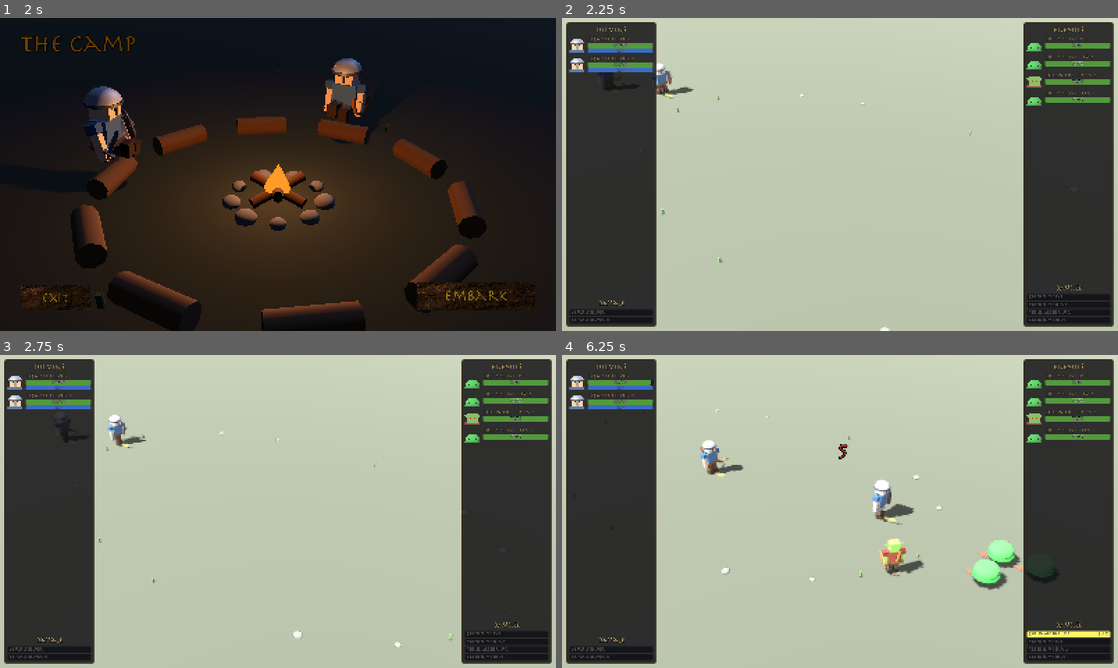
Above: before the commit, frames 1-4 (two rows, left to right).
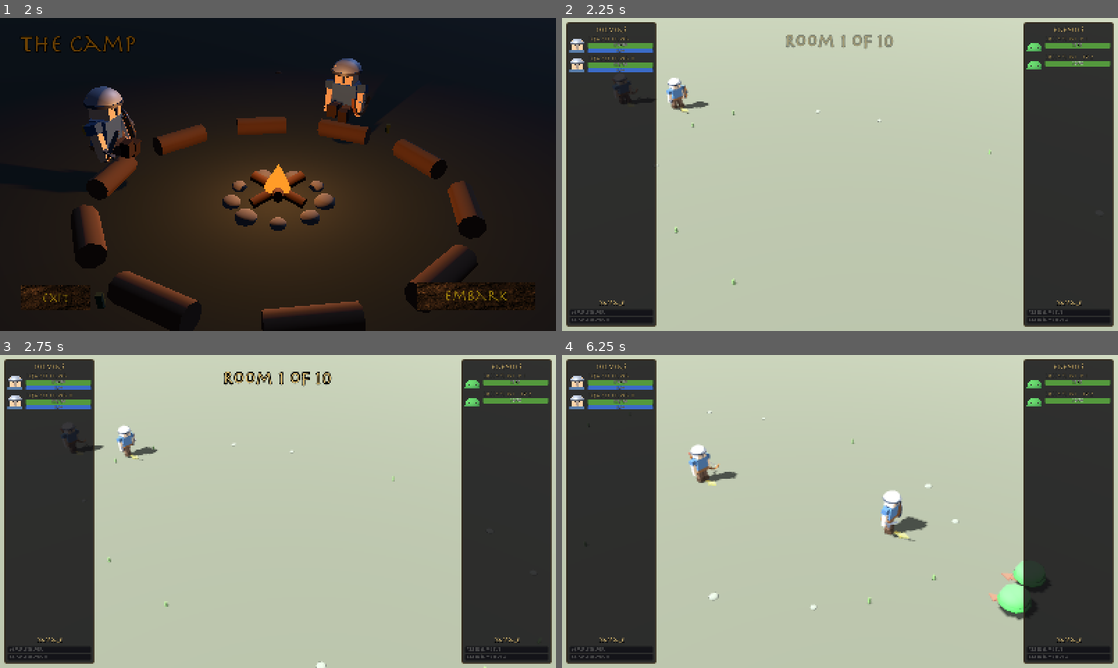
Above: after the commit, the same moments.

Repository: nexzitar/delvers
Game: Godot game, scene res://scenes/menus/menu.tscn
The game is run twice, just before and just after one commit, with the same random seed, the same clock (stepped at 60 frames per second) and the same inputs. Sound files missing from this copy of the repository are replaced by a short silence.
Inputs (mouse positions are in pixels of both pictures, inside the frame that each line leads up to):
- Up to frame 1 (2 s): click "Enter" at 0.5 s; tap Enter at 1.25 s; move the mouse to (400, 158) at 1.27 s; click (400, 158) at 1.42 s
- Up to frame 2 (2.25 s): click "Embark" at 2 s
- Up to frame 3 (2.75 s): no input
- Up to frame 4 (6.25 s): drag from (728, 527) to (812, 574) at 2.77 s; move the mouse to (895, 442) at 3.52 s; click (895, 442) at 3.67 s; drag from (812, 574) to (673, 464) at 4.27 s; move the mouse to (1006, 558) at 5.02 s; click (1006, 558) at 5.17 s; drag from (673, 464) to (756, 433) at 5.77 s

Frame 1 is identical in both runs. In frame 2, 2.3% of the frame differs, in the area x 6-99%, y 5-100%; in frame 3, 2.4%; in frame 4, 5.3%, in the area x 9-99%, y 8-97%.

Commit message:
Add the delve: ten escalating rooms, loot, and a spoils screen.
Embarking now starts a delve of up to ten rooms. Each cleared room
rolls loot (LootTable, drawn from the persistable gear registry) into
a pouch and offers the choice: Delve Deeper or Retreat with Spoils.
Deeper rooms field bigger packs and higher-level enemies
(CombatState.enemy_level_bonus), and draw from an arena pool - open
field, pillared hall, broken wall with chokepoint gaps, scattered
rocks - whose blocked tiles rise as stone pillars in the theater, the
same cells pathfinding and line of sight respect. Clearing room ten,
dying, or retreating shows the spoils summary (DelvePanel), banks the
pouch into the stash, and saves. A 'Room N of 10' banner opens each
fight.

Co-Authored-By: Claude Fable 5 <noreply@anthropic.com>

Diff:
--- /dev/null
+++ b/capture/delve_panel_shot.gd
@@ -0,0 +1,31 @@
+extends Node
+
+## Renders the delve reward panels (room-cleared and final summary)
+## over a battle backdrop for visual verification.
+
+var out_dir := ProjectSettings.globalize_path("res://capture/proto3d/renders")
+
+func _ready():
+	# Battle in a pillared room as the backdrop.
+	PlayerRoster.start_delve()
+	PlayerRoster.delve_room = 4
+	var theater = load("res://scenes/theater/battle_theater_3d.tscn").instantiate()
+	theater.forced_arena_path = "res://resources/arenas/pillared_hall.tres"
+	add_child(theater)
+	_run(theater)
+
+func _snap(file_name):
+	await RenderingServer.frame_post_draw
+	var img = get_viewport().get_texture().get_image()
+	img.save_png("%s/%s.png" % [out_dir, file_name])
+
+func _run(theater):
+	await get_tree().create_timer(4.0).timeout
+	await _snap("delve_room_battle")
+
+	PlayerRoster.delve_loot = LootTable.roll_room_loot(3) + LootTable.roll_room_loot(4)
+	theater._show_room_cleared(4, PlayerRoster.delve_loot.slice(0, 2))
+	await get_tree().create_timer(0.5).timeout
+	await _snap("delve_room_cleared")
+
+	get_tree().quit()
--- /dev/null
+++ b/capture/delve_panel_shot.tscn
@@ -0,0 +1,6 @@
+[gd_scene load_steps=2 format=3]
+
+[ext_resource type="Script" path="res://capture/delve_panel_shot.gd" id="1"]
+
+[node name="DelvePanelShot" type="Node"]
+script = ExtResource("1")
--- /dev/null
+++ b/capture/test_delve.gd
@@ -0,0 +1,84 @@
+extends Node
+
+## Delve accounting: loot rolls, the pouch banking into the stash, and
+## every arena in the pool being sane and fightable.
+
+const ARENAS := [
+	"res://resources/arenas/open_arena.tres",
+	"res://resources/arenas/pillared_hall.tres",
+	"res://resources/arenas/broken_wall.tres",
+	"res://resources/arenas/scattered_rocks.tres",
+]
+
+func _ready():
+	# Loot rolls: always at least one item, gear instances are fresh.
+	for room in [1, 5, 10]:
+		var drops = LootTable.roll_room_loot(room)
+		assert(drops.size() >= 1 and drops.size() <= 2, "1-2 drops")
+		for gear in drops:
+			assert(gear is GearDefinition, "drops are gear")
+			assert(RosterSave.GEAR_PATHS.has(gear.gear_id), "drops persistable")
+
+	# Banking: pouch empties into the stash, delve state resets.
+	var roster = load("res://scripts/game/player_roster.gd").new()
+	roster.autosave = false
+	roster._build_heroes()
+	roster._build_stash()
+	var before = roster.gear_stash.size()
+	roster.start_delve()
+	assert(roster.delve_room == 1 and roster.delve_loot.is_empty(), "delve starts clean")
+	roster.delve_loot = LootTable.roll_room_loot(1) + LootTable.roll_room_loot(2)
+	var pouch = roster.delve_loot.size()
+	roster.bank_delve_loot()
+	assert(roster.gear_stash.size() == before + pouch, "loot banked to stash")
+	assert(roster.delve_room == 0 and roster.delve_loot.is_empty(), "delve state reset")
+	roster.free()
+
+	# Arena pool: blocked tiles in bounds and clear of both spawns.
+	for path in ARENAS:
+		var arena = load(path)
+		for tile in arena.blocked_tiles:
+			assert(
+				tile.x >= 0 and tile.y >= 0
+				and tile.x < arena.width and tile.y < arena.height,
+				"blocked tile in bounds: " + arena.arena_id
+			)
+			assert(
+				tile.distance_to(arena.hero_spawn_center) > 2.5
+				and tile.distance_to(arena.enemy_spawn_center) > 2.5,
+				"spawns unblocked: " + arena.arena_id
+			)
+
+	# A full sim on the choke-point arena completes: melee paths through
+	# the wall gaps, archers hold fire without line of sight.
+	var delver = load("res://resources/heroes/default_delver.tres").duplicate(true)
+	delver.equipped = {
+		Equip.Position.MAIN_HAND: load("res://resources/gear/starter_sword.tres")
+	}
+	var skills: Array[SkillDefinition] = [
+		load("res://resources/skills/auto_attack.tres")
+	]
+	delver.starting_skills = skills
+	var combat = CombatState.new()
+	combat.setup_combat(
+		[delver],
+		[load("res://resources/enemies/green_slime.tres"),
+			load("res://resources/enemies/goblin_archer.tres")],
+		load("res://resources/arenas/broken_wall.tres")
+	)
+	var steps := 0
+	while not combat.combat_over and steps < 3000:
+		combat.update(0.1)
+		steps += 1
+	assert(steps < 3000, "broken wall battle completes")
+
+	# Deeper rooms field higher-level enemies.
+	var deep = CombatState.new()
+	deep.enemy_level_bonus = 2
+	deep.setup_combat(
+		[delver], [load("res://resources/enemies/green_slime.tres")]
+	)
+	assert(deep.enemies[0].level >= 3, "level bonus applied")
+
+	print("PASS delve")
+	get_tree().quit()
--- /dev/null
+++ b/capture/test_delve.tscn
@@ -0,0 +1,6 @@
+[gd_scene load_steps=2 format=3]
+
+[ext_resource type="Script" path="res://capture/test_delve.gd" id="1"]
+
+[node name="TestDelve" type="Node"]
+script = ExtResource("1")
--- /dev/null
+++ b/resources/arenas/broken_wall.tres
@@ -0,0 +1,13 @@
+[gd_resource type="Resource" script_class="BattleArena" load_steps=2 format=3 uid="uid://dbrokenwall001"]
+
+[ext_resource type="Script" path="res://scripts/combat/battle_arena.gd" id="1_arena"]
+
+[resource]
+script = ExtResource("1_arena")
+arena_id = "broken_wall"
+width = 30
+height = 20
+tile_size = 32
+blocked_tiles = Array[Vector2i]([Vector2i(15, 0), Vector2i(15, 1), Vector2i(15, 2), Vector2i(15, 3), Vector2i(15, 4), Vector2i(15, 5), Vector2i(15, 6), Vector2i(15, 9), Vector2i(15, 10), Vector2i(15, 11), Vector2i(15, 14), Vector2i(15, 15), Vector2i(15, 16), Vector2i(15, 17), Vector2i(15, 18), Vector2i(15, 19)])
+hero_spawn_center = Vector2i(4, 10)
+enemy_spawn_center = Vector2i(25, 10)
--- /dev/null
+++ b/resources/arenas/pillared_hall.tres
@@ -0,0 +1,13 @@
+[gd_resource type="Resource" script_class="BattleArena" load_steps=2 format=3 uid="uid://dpillarhall001"]
+
+[ext_resource type="Script" path="res://scripts/combat/battle_arena.gd" id="1_arena"]
+
+[resource]
+script = ExtResource("1_arena")
+arena_id = "pillared_hall"
+width = 30
+height = 20
+tile_size = 32
+blocked_tiles = Array[Vector2i]([Vector2i(9, 5), Vector2i(10, 5), Vector2i(9, 6), Vector2i(10, 6), Vector2i(9, 13), Vector2i(10, 13), Vector2i(9, 14), Vector2i(10, 14), Vector2i(19, 5), Vector2i(20, 5), Vector2i(19, 6), Vector2i(20, 6), Vector2i(19, 13), Vector2i(20, 13), Vector2i(19, 14), Vector2i(20, 14)])
+hero_spawn_center = Vector2i(4, 10)
+enemy_spawn_center = Vector2i(25, 10)
--- /dev/null
+++ b/resources/arenas/scattered_rocks.tres
@@ -0,0 +1,13 @@
+[gd_resource type="Resource" script_class="BattleArena" load_steps=2 format=3 uid="uid://dscatrocks0001"]
+
+[ext_resource type="Script" path="res://scripts/combat/battle_arena.gd" id="1_arena"]
+
+[resource]
+script = ExtResource("1_arena")
+arena_id = "scattered_rocks"
+width = 30
+height = 20
+tile_size = 32
+blocked_tiles = Array[Vector2i]([Vector2i(8, 4), Vector2i(12, 9), Vector2i(9, 15), Vector2i(16, 6), Vector2i(15, 12), Vector2i(21, 9), Vector2i(18, 16), Vector2i(13, 3), Vector2i(22, 15), Vector2i(7, 14), Vector2i(17, 2), Vector2i(11, 17)])
+hero_spawn_center = Vector2i(4, 10)
+enemy_spawn_center = Vector2i(25, 10)
--- a/scripts/camp/camp.gd
+++ b/scripts/camp/camp.gd
@@ -42,6 +42,7 @@
 	loadout.open(hero_index)
 
 func _on_embark_pressed():
+	PlayerRoster.start_delve()
 	SceneFlow.change_scene("res://scenes/theater/battle_theater_3d.tscn")
 
 func _on_exit_pressed():
--- a/scripts/combat/combat_state.gd
+++ b/scripts/combat/combat_state.gd
@@ -16,6 +16,9 @@
 var combat_log := CombatLog.new()
 
 var combat_over: bool = false
+
+## Deeper delve rooms field stronger foes.
+var enemy_level_bonus: int = 0
 
 var _move_log_time := {}
 
@@ -292,7 +295,7 @@
 
 ## Most foes are common rabble; an occasional veteran shows up.
 func roll_enemy_level() -> int:
-	return [1, 1, 2, 2, 2, 3].pick_random()
+	return [1, 1, 2, 2, 2, 3].pick_random() + enemy_level_bonus
 
 ## Stat multiplier for a level, with a touch of individual variance
 ## so two enemies of the same level aren't perfectly identical.
--- /dev/null
+++ b/scripts/game/loot_table.gd
@@ -0,0 +1,15 @@
+class_name LootTable
+
+## Rolls gear drops for a cleared delve room. Every room drops one
+## item; deeper rooms increasingly drop a second. Draws from the same
+## id registry the save system uses, so everything lootable persists.
+
+static func roll_room_loot(room: int) -> Array:
+	var drops := [_random_gear()]
+	if randf() < 0.15 + room * 0.05:
+		drops.append(_random_gear())
+	return drops
+
+static func _random_gear() -> GearDefinition:
+	var ids = RosterSave.GEAR_PATHS.keys()
+	return load(RosterSave.GEAR_PATHS[ids.pick_random()]).duplicate()
--- a/scripts/game/player_roster.gd
+++ b/scripts/game/player_roster.gd
@@ -45,6 +45,25 @@
 var battles_fought := 0
 var adventures_completed := 0
 var last_battle_won := false
+
+## A delve is a run of up to DELVE_LENGTH rooms. Loot accumulates in
+## the pouch and only banks into the stash (and the save) when the
+## delve ends — by clearing the last room, dying, or retreating.
+const DELVE_LENGTH := 10
+var delve_room := 0
+var delve_loot: Array = []
+
+func start_delve():
+	delve_room = 1
+	delve_loot = []
+
+func bank_delve_loot():
+	gear_stash.append_array(delve_loot)
+	delve_loot = []
+	delve_room = 0
+	sort_gear_stash()
+	if autosave:
+		RosterSave.save(self)
 
 ## Seat assignments (seat node name -> hero index) from the last
 ## campfire stage. When keep_seating is set, the next stage reuses
--- /dev/null
+++ b/scripts/theater3d/delve_panel.gd
@@ -0,0 +1,111 @@
+extends CanvasLayer
+class_name DelvePanel
+
+## End-of-room / end-of-delve overlay: a title, the loot on display,
+## and one or two choices. Used for "Room cleared — delve deeper?" and
+## for the final spoils summary.
+
+signal primary_pressed
+signal secondary_pressed
+
+const FONT = preload("res://art/fonts/Herculanum.ttf")
+
+const GOLD = Color(0.85, 0.72, 0.42)
+const DIM = Color(0.62, 0.58, 0.5)
+
+func setup(
+		title_text: String,
+		subtitle_text: String,
+		loot: Array,
+		primary_text: String,
+		secondary_text := "",
+):
+	layer = 12
+
+	var dim_bg := ColorRect.new()
+	dim_bg.color = Color(0, 0, 0, 0.55)
+	dim_bg.set_anchors_preset(Control.PRESET_FULL_RECT)
+	add_child(dim_bg)
+
+	var panel := PanelContainer.new()
+	var style := StyleBoxFlat.new()
+	style.bg_color = Color(0.05, 0.045, 0.06, 0.94)
+	style.border_color = Color(0.35, 0.28, 0.16, 0.9)
+	style.set_border_width_all(2)
+	style.set_corner_radius_all(8)
+	style.set_content_margin_all(28)
+	panel.add_theme_stylebox_override("panel", style)
+	panel.anchor_left = 0.5
+	panel.anchor_right = 0.5
+	panel.anchor_top = 0.5
+	panel.anchor_bottom = 0.5
+	panel.offset_left = -340
+	panel.offset_right = 340
+	panel.offset_top = -235
+	panel.offset_bottom = 235
+	add_child(panel)
+
+	var box := VBoxContainer.new()
+	box.add_theme_constant_override("separation", 14)
+	panel.add_child(box)
+
+	box.add_child(_label(title_text, 46, GOLD))
+	box.add_child(_label(subtitle_text, 20, DIM))
+
+	if not loot.is_empty():
+		box.add_child(_label("Loot", 22, GOLD))
+		var row := HBoxContainer.new()
+		row.alignment = BoxContainer.ALIGNMENT_CENTER
+		row.add_theme_constant_override("separation", 16)
+		box.add_child(row)
+		for gear in loot:
+			row.add_child(_loot_entry(gear))
+
+	var buttons := HBoxContainer.new()
+	buttons.alignment = BoxContainer.ALIGNMENT_CENTER
+	buttons.add_theme_constant_override("separation", 24)
+	box.add_child(buttons)
+
+	buttons.add_child(_button(primary_text, func(): primary_pressed.emit()))
+	if secondary_text != "":
+		buttons.add_child(_button(secondary_text, func(): secondary_pressed.emit()))
+
+	UiSounds.wire_buttons(self)
+
+func _loot_entry(gear) -> Control:
+	var entry := VBoxContainer.new()
+	entry.add_theme_constant_override("separation", 4)
+	var icon := TextureRect.new()
+	icon.texture = gear.icon if gear.icon else gear.texture
+	icon.custom_minimum_size = Vector2(64, 64)
+	icon.expand_mode = TextureRect.EXPAND_IGNORE_SIZE
+	icon.stretch_mode = TextureRect.STRETCH_KEEP_ASPECT_CENTERED
+	entry.add_child(icon)
+	var name_label := _label(
+		gear.gear_name, 14, ItemQuality.color(gear.quality)
+	)
+	name_label.custom_minimum_size = Vector2(96, 0)
+	entry.add_child(name_label)
+	return entry
+
+func _label(text: String, size: int, color: Color) -> Label:
+	var label := Label.new()
+	label.text = text
+	label.add_theme_font_override("font", FONT)
+	label.add_theme_font_size_override("font_size", size)
+	label.add_theme_color_override("font_color", color)
+	label.add_theme_color_override("font_outline_color", Color.BLACK)
+	label.add_theme_constant_override("outline_size", 6)
+	label.horizontal_alignment = HORIZONTAL_ALIGNMENT_CENTER
+	return label
+
+func _button(text: String, on_pressed: Callable) -> Button:
+	var button := Button.new()
+	button.text = text
+	button.add_theme_font_override("font", FONT)
+	button.add_theme_font_size_override("font_size", 26)
+	button.add_theme_color_override("font_color", GOLD)
+	button.add_theme_color_override("font_hover_color", Color(1.0, 0.9, 0.6))
+	button.custom_minimum_size = Vector2(220, 52)
+	button.pressed.connect(on_pressed)
+	return button
--- a/scripts/theater3d/theater_controller_3d.gd
+++ b/scripts/theater3d/theater_controller_3d.gd
@@ -54,27 +54,52 @@
 static func to_world(sim_pos: Vector2) -> Vector3:
 	return Vector3(sim_pos.x * WORLD_SCALE, 0.0, sim_pos.y * WORLD_SCALE)
 
+const ARENA_POOL := [
+	"res://resources/arenas/open_arena.tres",
+	"res://resources/arenas/pillared_hall.tres",
+	"res://resources/arenas/broken_wall.tres",
+	"res://resources/arenas/scattered_rocks.tres",
+]
+
+## Harness hook: force a specific arena (set before adding to the tree).
+var forced_arena_path := ""
+
 func _ready():
 	get_viewport().msaa_3d = Viewport.MSAA_4X
 
+	var room = maxi(1, PlayerRoster.delve_room)
 	var combat = CombatState.new()
-	combat.setup_combat(PlayerRoster.heroes, roll_encounter())
+	# Rooms deepen: bigger packs, higher enemy levels.
+	combat.enemy_level_bonus = (room - 1) / 4
+	combat.setup_combat(PlayerRoster.heroes, roll_encounter(room), _pick_arena(room))
 	while not combat.combat_over:
 		combat.update(0.1)
 	combat_result = combat.build_result()
 
 	_setup_world(combat.arena)
 	_setup_ui()
+	_show_room_banner(room)
 	_build_timeline(combat_result.combat_log)
 	_playing = true
 
-## A random pack of enemies for this adventure.
-func roll_encounter() -> Array:
+## A random pack of enemies, growing with the delve's depth.
+func roll_encounter(room: int) -> Array:
 	var pool = [GREEN_SLIME, GREEN_SLIME, GOBLIN_ARCHER]
+	var low = clampi(2 + (room - 1) / 4, 2, 4)
+	var high = clampi(3 + (room - 1) / 2, 3, 6)
 	var encounter = []
-	for i in randi_range(2, 4):
+	for i in randi_range(low, high):
 		encounter.append(pool.pick_random())
 	return encounter
+
+## The first room is always the open field; deeper rooms draw from the
+## full arena pool.
+func _pick_arena(room: int) -> BattleArena:
+	if forced_arena_path != "":
+		return load(forced_arena_path)
+	if room <= 1:
+		return load(ARENA_POOL[0])
+	return load(ARENA_POOL.pick_random())
 
 # --- Replay loop --------------------------------------------------------
 
@@ -403,17 +428,96 @@
 		.set_ease(Tween.EASE_IN)
 	tween.tween_callback(label.queue_free)
 
+## Fades a "Room N of 10" banner at the top as the fight opens.
+func _show_room_banner(room: int):
+	var layer := CanvasLayer.new()
+	layer.layer = 11
+	add_child(layer)
+	var label := Label.new()
+	label.text = "Room %d of %d" % [room, PlayerRoster.DELVE_LENGTH]
+	label.anchor_left = 0.0
+	label.anchor_right = 1.0
+	label.offset_top = 40
+	label.offset_bottom = 110
+	label.horizontal_alignment = HORIZONTAL_ALIGNMENT_CENTER
+	label.add_theme_font_override("font", FONT)
+	label.add_theme_font_size_override("font_size", 52)
+	label.add_theme_color_override("font_color", Color(0.85, 0.72, 0.42))
+	label.add_theme_color_override("font_outline_color", Color.BLACK)
+	label.add_theme_constant_override("outline_size", 10)
+	label.modulate.a = 0.0
+	layer.add_child(label)
+	var tween := create_tween()
+	tween.tween_property(label, "modulate:a", 1.0, 0.5)
+	tween.tween_interval(1.8)
+	tween.tween_property(label, "modulate:a", 0.0, 0.6)
+	tween.tween_callback(layer.queue_free)
+
 func _finish_battle():
 	await get_tree().create_timer(1.4).timeout
 
+	var room = maxi(1, PlayerRoster.delve_room)
 	PlayerRoster.battles_fought += 1
 	PlayerRoster.last_battle_won = combat_result.victory
-	if combat_result.victory:
+
+	if not combat_result.victory:
+		RosterSave.save(PlayerRoster)
+		await _show_battle_result(false)
+		await get_tree().create_timer(1.2).timeout
+		_show_summary(
+			"The Party Falls...",
+			"%d room%s cleared. Their spoils make it home." % [
+				room - 1, "" if room == 2 else "s"
+			]
+		)
+		return
+
+	var found = LootTable.roll_room_loot(room)
+	PlayerRoster.delve_loot.append_array(found)
+
+	if room >= PlayerRoster.DELVE_LENGTH:
 		PlayerRoster.adventures_completed += 1
+		RosterSave.save(PlayerRoster)
+		await _show_battle_result(true)
+		await get_tree().create_timer(1.2).timeout
+		_show_summary(
+			"Delve Complete!",
+			"All %d rooms conquered." % PlayerRoster.DELVE_LENGTH
+		)
+		return
+
 	RosterSave.save(PlayerRoster)
-
-	await _show_battle_result(combat_result.victory)
-	await get_tree().create_timer(2.2).timeout
+	await _show_battle_result(true)
+	await get_tree().create_timer(1.2).timeout
+	_show_room_cleared(room, found)
+
+func _show_room_cleared(room: int, found: Array):
+	var panel := DelvePanel.new()
+	add_child(panel)
+	panel.setup(
+		"Room %d Cleared!" % room,
+		"The pouch holds %d item%s. Deeper rooms hold deadlier foes." % [
+			PlayerRoster.delve_loot.size(),
+			"" if PlayerRoster.delve_loot.size() == 1 else "s",
+		],
+		found,
+		"Delve Deeper",
+		"Retreat with Spoils"
+	)
+	panel.primary_pressed.connect(func():
+		PlayerRoster.delve_room += 1
+		SceneFlow.change_scene("res://scenes/theater/battle_theater_3d.tscn"))
+	panel.secondary_pressed.connect(_bank_and_return)
+
+## Final spoils screen: everything gathered this delve, then camp.
+func _show_summary(title: String, subtitle: String):
+	var panel := DelvePanel.new()
+	add_child(panel)
+	panel.setup(title, subtitle, PlayerRoster.delve_loot, "Return to Camp")
+	panel.primary_pressed.connect(_bank_and_return)
+
+func _bank_and_return():
+	PlayerRoster.bank_delve_loot()
 	SceneFlow.change_scene("res://scenes/camp/camp.tscn")
 
 func _show_battle_result(victory):
@@ -482,6 +586,25 @@
 	ground.material_override = mat
 	ground.position = center
 	add_child(ground)
+
+	# Blocked tiles rise as stone pillars: the same cells the sim's
+	# pathfinding and line of sight respect.
+	var pillar_mat := StandardMaterial3D.new()
+	pillar_mat.albedo_color = Color("5b5e57")
+	pillar_mat.roughness = 1.0
+	for tile in arena.blocked_tiles:
+		var pillar := BoxMesh.new()
+		var wobble = 0.15 * ((tile.x * 7 + tile.y * 13) % 5) / 4.0
+		pillar.size = Vector3(1.0, 1.3 + wobble, 1.0)
+		var mesh := MeshInstance3D.new()
+		mesh.mesh = pillar
+		mesh.material_override = pillar_mat
+		var base = to_world(Vector2(
+			(tile.x + 0.5) * arena.tile_size,
+			(tile.y + 0.5) * arena.tile_size
+		))
+		mesh.position = base + Vector3(0, pillar.size.y * 0.5, 0)
+		add_child(mesh)
 
 	# Deterministic scatter so the field reads as a place.
 	for i in 14:
Not shown, added: capture/delve_panel_shot.gd.uid
Not shown, added: capture/gen_skill_icons.gd.uid
Binary file changed: capture/proto3d/renders/battle3d_early.png
Binary file changed: capture/proto3d/renders/battle3d_late.png
Binary file changed: capture/proto3d/renders/battle3d_mid.png
Binary file added: capture/proto3d/renders/delve_room_battle.png
Binary file added: capture/proto3d/renders/delve_room_cleared.png
Not shown, added: capture/test_delve.gd.uid
Not shown, added: capture/test_save_load.gd.uid
Not shown, added: scripts/game/loot_table.gd.uid
Not shown, added: scripts/theater3d/delve_panel.gd.uid
Not shown, added: scripts/theater3d/portrait_3d.gd.uid
